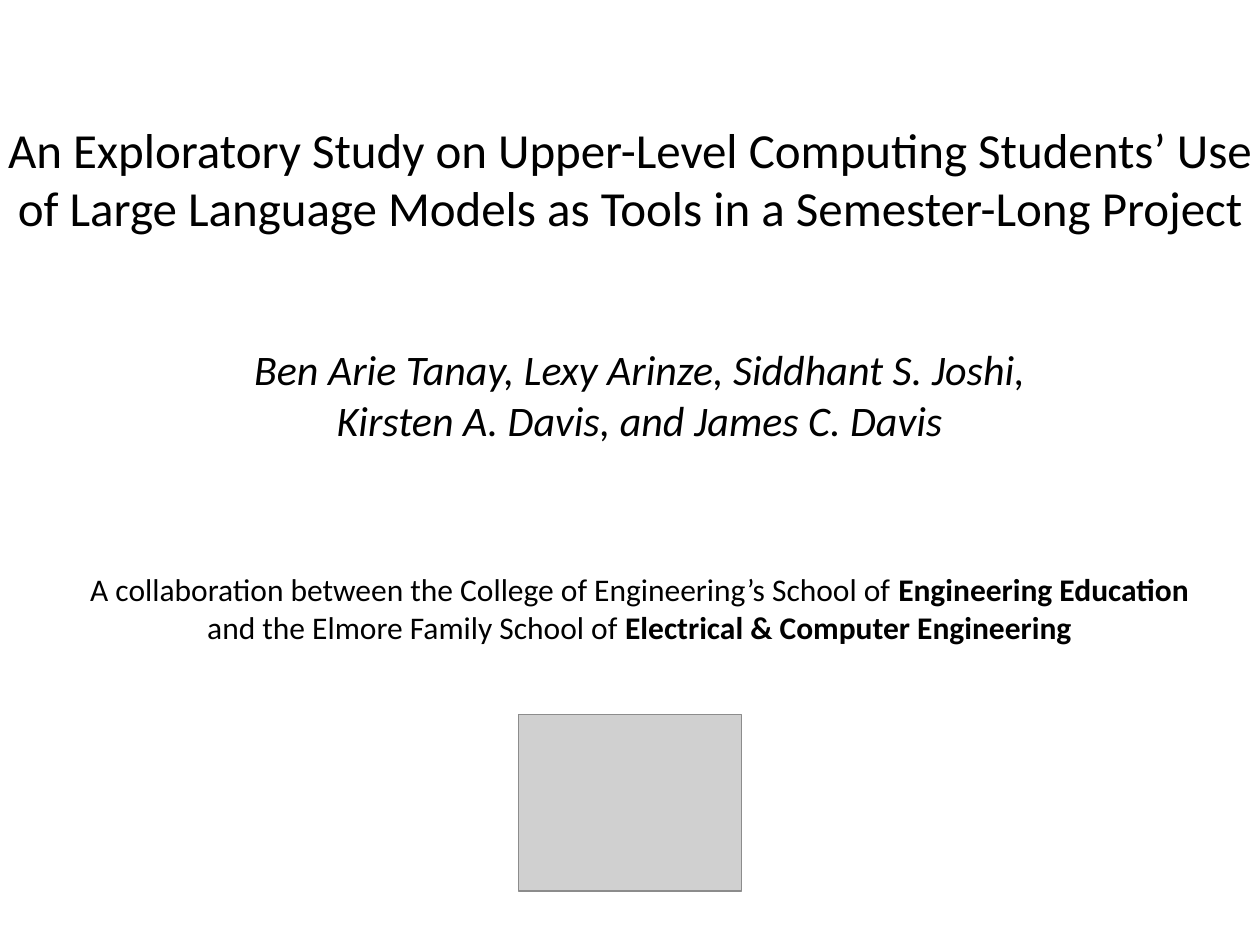
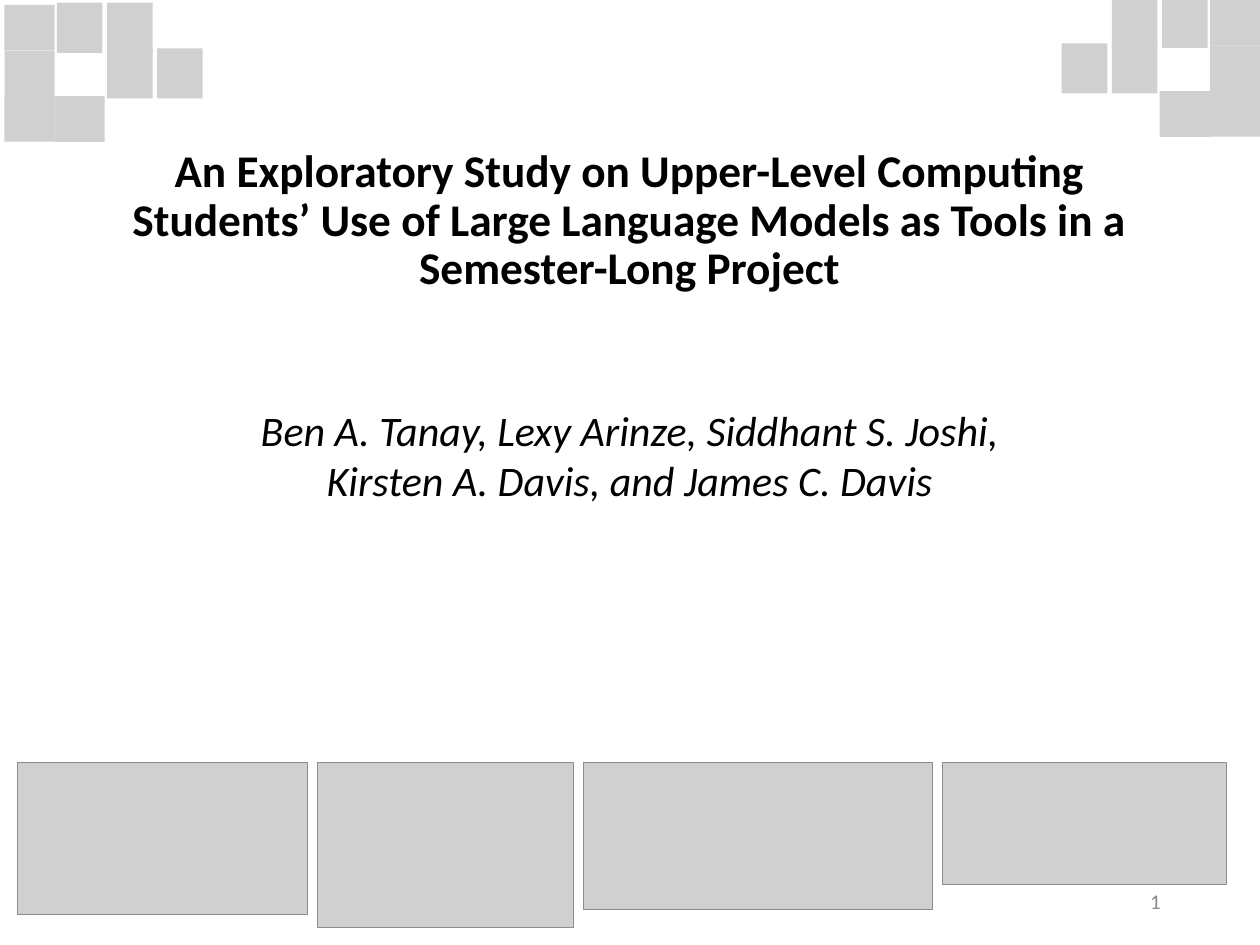
Before and after one commit to davisjam/davisjam.github.io, a slide deck: slide 1 of files/publications/TanayArinzeJoshiDavisDavis-LLMEducation-ASEE2024-slides.pptx. Drawn at 1260x945 pixels with LibreOffice and Linux fonts; fonts in the diff are those of the drawing; grey boxes stand for pictures. Boxes give left, top, right and bottom in pixels: in the first picture for what was removed or moved away, otherwise in the second. Text is boxed around its words. In the diff, an @@ line names an element or a change of style, - is before the commit and + after.

```diff
--- a/files/publications/TanayArinzeJoshiDavisDavis-LLMEducation-ASEE2024-slides.pptx
+++ b/files/publications/TanayArinzeJoshiDavisDavis-LLMEducation-ASEE2024-slides.pptx
@@ group added at [4, 5, 205, 142]: 8 pictures @@
@@ subtitle "An Exploratory Study on Upper-Level ...": place and size @@
-subtitle "An Exploratory Study on Upper-Level ..." at [8, 133, 1252, 235]
+subtitle "An Exploratory Study on Upper-Level ..." at [132, 155, 1125, 292]
@@ subtitle "An Exploratory Study on Upper-Level ..." at [132, 155, 1125, 292]: size 28 to 25.9 pt, bold on; line spacing 1 to 0.9 @@
@@ group added at [1060, 0, 1260, 137]: 8 pictures @@
@@ text "Ben A. Tanay, Lexy Arinze, ...": place and size @@
-text "Ben A. Tanay, Lexy Arinze, ..." at [254, 355, 1025, 441]
+text "Ben A. Tanay, Lexy Arinze, ..." at [261, 416, 998, 501]
@@ text at [261, 416, 998, 453]: text changed @@
-Ben Arie Tanay, Lexy Arinze, Siddhant S. Joshi,
+Ben A. Tanay, Lexy Arinze, Siddhant S. Joshi,
@@ text removed at [90, 579, 1188, 645] @@
-A collaboration between the College of Engineering’s School of Engineering Education and the Elmore Family School of Electrical & Computer Engineering
@@ picture added at [18, 762, 307, 915] @@
@@ picture: place and size @@
-picture at [518, 714, 741, 891]
+picture at [318, 762, 573, 927]
@@ picture added at [583, 762, 932, 910] @@
@@ picture added at [942, 762, 1226, 885] @@
@@ page number added at [1150, 895, 1161, 909], 12 pt, text #8C8C8C @@
+1
```
Also in this commit, not shown: 4 other slides changed, 15 slides added, 10 slides removed.
